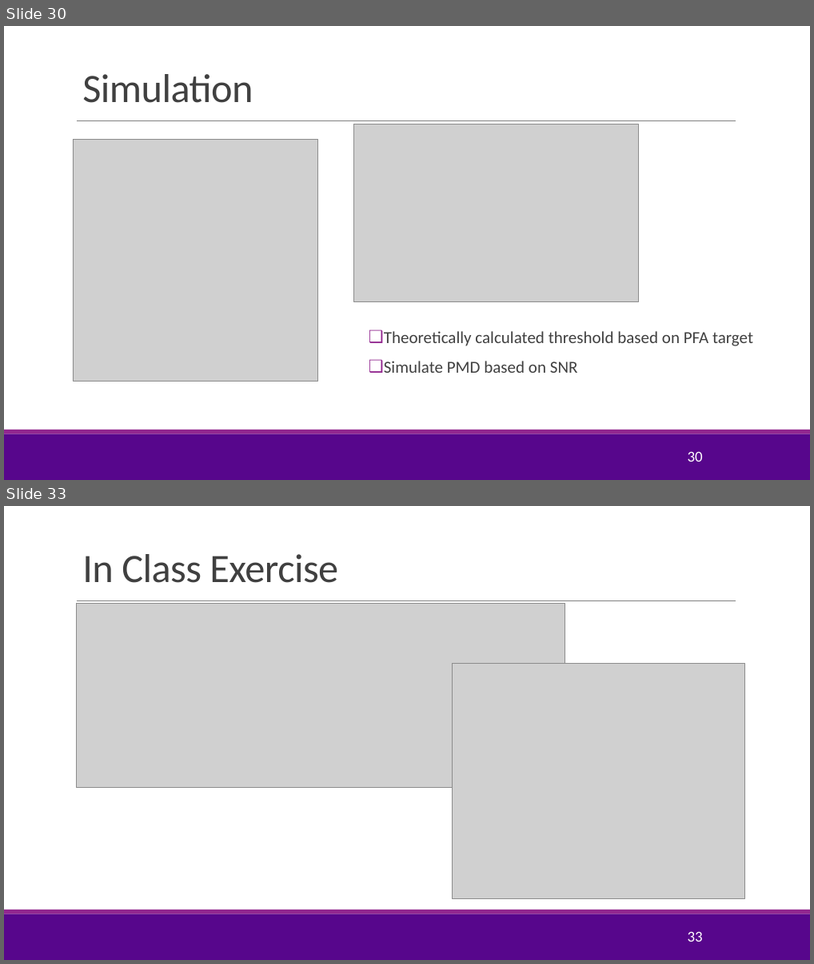
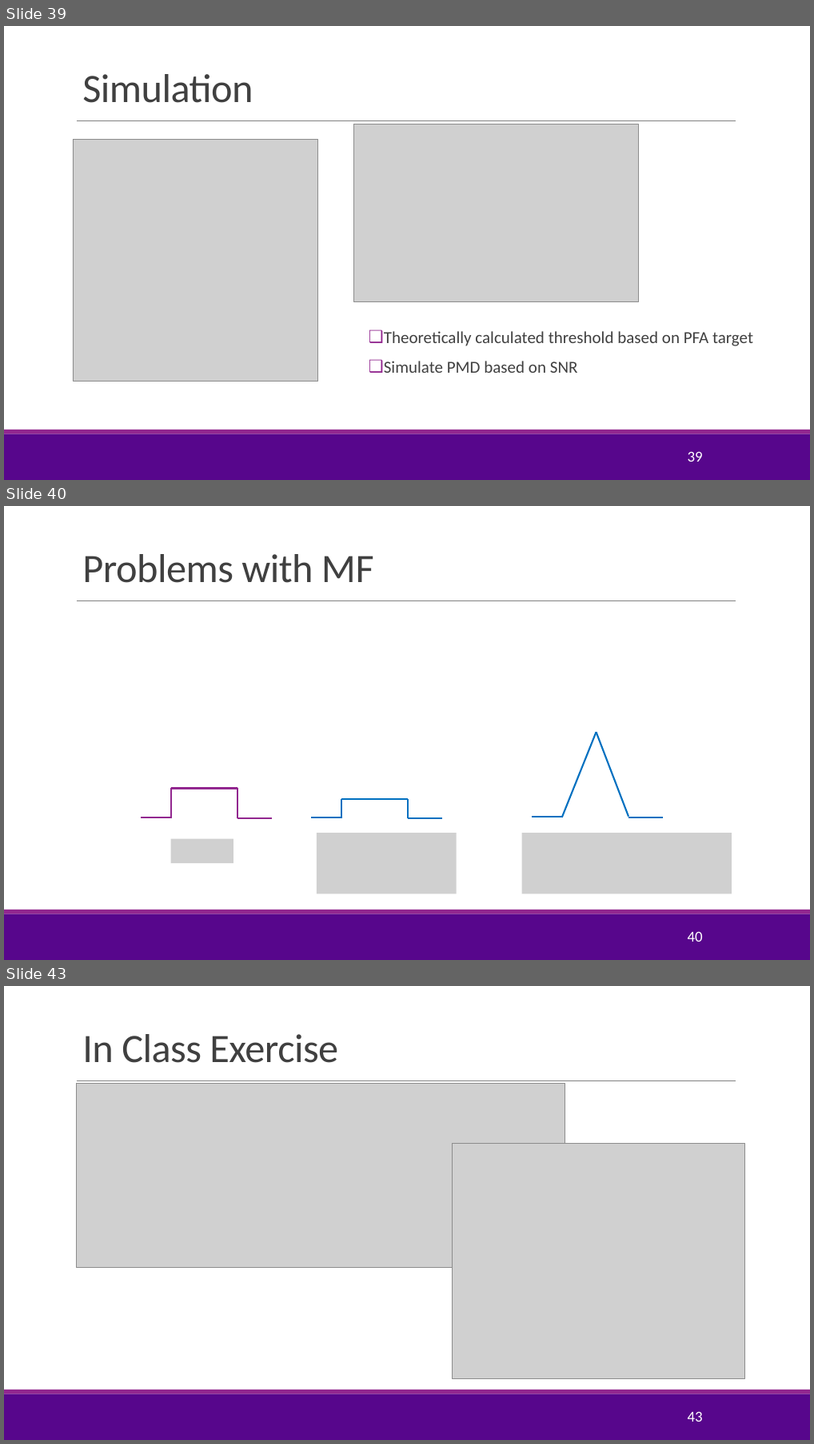
Before and after one commit to sdrangan/digitalcomm, a slide deck: Lectures/Unit07_Sync.pptx. Shown one above the other, each under a label of ours: slides 30 and 33 before the commit, slides 39, 40 and 43 after it; the slides between them are not shown. The pictures are 814x964 and 814x1444 pixels, drawn with LibreOffice and Linux fonts; fonts in the diff are those of the drawing; grey boxes stand for pictures; background and template pictures are left out. Boxes give left, top, right and bottom in pixels: in the first picture for what was removed or moved away, otherwise in the second. Text is boxed around its words. In the diff, an @@ line names an element or a change of style, - is before the commit and + after.

Commit message:
Added problems to Unit 7

```diff
--- a/Lectures/Unit07_Sync.pptx
+++ b/Lectures/Unit07_Sync.pptx
@@ slide 40 added at bbox=[4, 506, 810, 960], background #FFFFFF; not listed: 3 template elements that a slide beside it also shows @@
@@ title added at bbox=[82, 554, 374, 583], 48 pt, text #404040 @@
+Problems with MF
@@ line added from (562, 817) to (597, 732), #0070C0 2 pt @@
@@ line added from (629, 816) to (597, 732), #0070C0 2 pt @@
@@ line added from (171, 818) to (171, 788), #92278F 2 pt @@
@@ line added from (171, 788) to (238, 788), #92278F 2 pt @@
@@ line added from (238, 788) to (238, 818), #92278F 2 pt @@
@@ line added from (141, 817) to (171, 817), #92278F 2 pt @@
@@ line added from (311, 817) to (342, 817), #0070C0 2 pt @@
@@ line added from (342, 818) to (342, 799), #0070C0 2 pt @@
@@ line added from (342, 799) to (408, 799), #0070C0 2 pt @@
@@ line added from (408, 799) to (408, 818), #0070C0 2 pt @@
@@ line added from (532, 816) to (562, 816), #0070C0 2 pt @@
@@ line added from (629, 817) to (663, 817), #0070C0 2 pt @@
@@ picture added at bbox=[171, 839, 234, 863] @@
@@ line added from (238, 818) to (272, 818), #92278F 2 pt @@
@@ picture added at bbox=[317, 832, 457, 894] @@
@@ line added from (408, 818) to (442, 818), #0070C0 2 pt @@
@@ picture added at bbox=[522, 832, 732, 894] @@
@@ page number added at bbox=[688, 931, 703, 941], 18 pt, text #FFFFFF @@
+40
@@ what was slide 30 is now slide 39 @@
@@ page number at bbox=[688, 451, 703, 461]: text changed @@
-30
+39
@@ what was slide 33 is now slide 43 @@
@@ page number at bbox=[688, 1411, 703, 1421]: text changed @@
-33
+43
```
Also in this commit, not shown: 6 slides changed, 16 other slides added, 2 slides removed, 4 other files.
